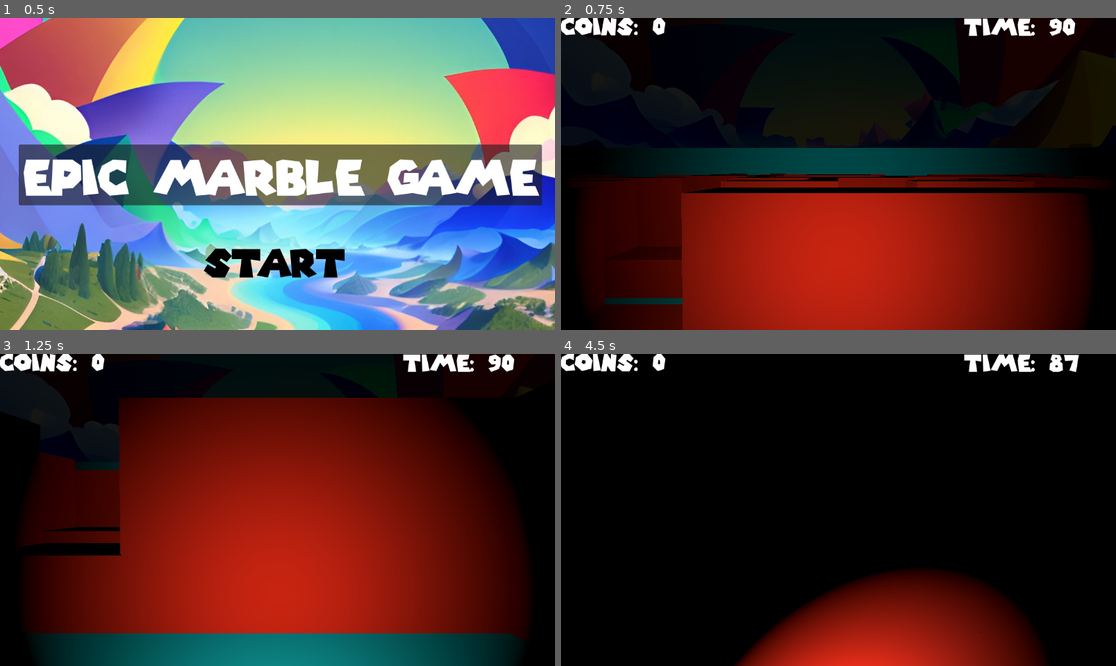
Above: before the commit, frames 1-4 (two rows, left to right).
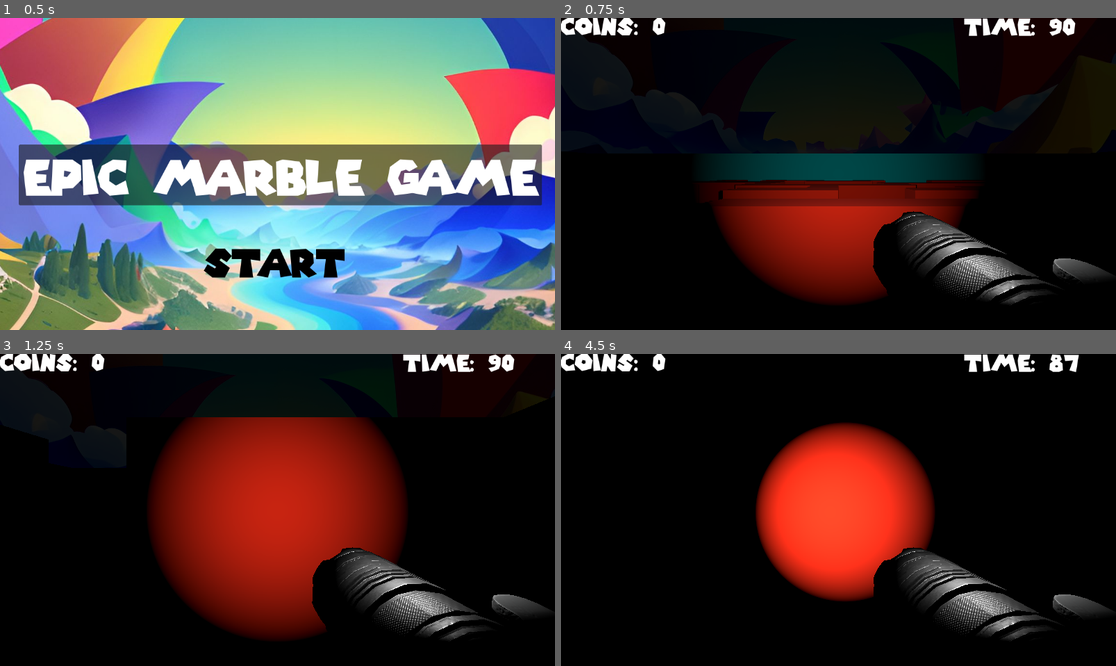
Above: after the commit, the same moments.

Repository: togglhi/Git-Block-B-2023-3D-Game
Game: Godot game, scene res://startscreen.tscn
Two runs of this game, one before a commit and one after it. Both use one fixed random seed, a clock stepped at 60 frames per second and the inputs below. Sound files missing from this copy of the repository are replaced by a short silence.
Inputs (mouse positions are in pixels of both pictures, inside the frame that each line leads up to):
- Up to frame 1 (0.5 s): no input
- Up to frame 2 (0.75 s): click "START" at 0.5 s
- Up to frame 3 (1.25 s): no input
- Up to frame 4 (4.5 s): tap Enter at 1.25, 4.25 s; move the mouse to (866, 510) at 1.27 s; hold W (forward) from 1.28 s (still down); tap Space (jump) at 1.52, 2.27, 3.5, 3.77 s; move the mouse to (810, 510) at 2.02 s; move the mouse to (849, 503) at 2.77 s; move the mouse to (832, 516) at 3.52 s; move the mouse to (877, 513) at 4.27 s

Frame 1 is identical in both runs. In frame 2, 44% of the frame differs, in the area x 3-99%, y 41-100%; in frame 3, 59%, in the area x 4-99%, y 14-100%; in frame 4, 27%.

Commit message:
Flashlight added

Diff:
--- a/level_2.tscn
+++ b/level_2.tscn
@@ -17,15 +17,19 @@
 
 [sub_resource type="BoxShape3D" id="BoxShape3D_k62m0"]
 
-[sub_resource type="PanoramaSkyMaterial" id="PanoramaSkyMaterial_h7wr3"]
+[sub_resource type="PanoramaSkyMaterial" id="PanoramaSkyMaterial_sivop"]
 panorama = ExtResource("5_bybc2")
 
-[sub_resource type="Sky" id="Sky_54xh8"]
-sky_material = SubResource("PanoramaSkyMaterial_h7wr3")
+[sub_resource type="Sky" id="Sky_lu4p4"]
+sky_material = SubResource("PanoramaSkyMaterial_sivop")
 
-[sub_resource type="Environment" id="Environment_x28ab"]
+[sub_resource type="Environment" id="Environment_xqvlv"]
 background_mode = 2
-sky = SubResource("Sky_54xh8")
+background_energy_multiplier = 0.1
+sky = SubResource("Sky_lu4p4")
+fog_density = 0.2702
+volumetric_fog_enabled = true
+volumetric_fog_density = 0.1302
 
 [node name="level2" type="Node3D"]
 
@@ -44,9 +48,6 @@
 transform = Transform3D(40, 0, 0, 0, 1, 0, 0, 0, 40, 0, 0, 0)
 shape = SubResource("BoxShape3D_k62m0")
 
-[node name="DirectionalLight3D" type="DirectionalLight3D" parent="."]
-transform = Transform3D(1, 0, 0, 0, 0.680746, 0.732519, 0, -0.732519, 0.680746, 0, 38.4051, -0.350098)
-
 [node name="player" parent="." instance=ExtResource("1_2jaxx")]
 transform = Transform3D(1, 0, 0, 0, 1, 0, 0, 0, 1, 0, 0.5, -0.35)
 
@@ -63,9 +64,6 @@
 
 [node name="fallzone" parent="." instance=ExtResource("4_lg8rc")]
 transform = Transform3D(2, 0, 0, 0, 2, 0, 0, 0, 2, 0, -8.30783, 0)
-
-[node name="WorldEnvironment" type="WorldEnvironment" parent="."]
-environment = SubResource("Environment_x28ab")
 
 [node name="backgroundMusic" type="AudioStreamPlayer" parent="."]
 stream = ExtResource("6_tfhxg")
@@ -85,6 +83,9 @@
 [node name="apple3" parent="." instance=ExtResource("8_nvmyp")]
 transform = Transform3D(7.71, 0, 0, 0, 7.71, 0, 0, 0, 7.71, 12.2465, 3.2547, 16.0082)
 
+[node name="WorldEnvironment" type="WorldEnvironment" parent="."]
+environment = SubResource("Environment_xqvlv")
+
 [connection signal="body_entered" from="apple" to="HUD" method="_on_apple_body_entered"]
 [connection signal="body_entered" from="apple2" to="HUD" method="_on_apple_body_entered"]
 [connection signal="body_entered" from="apple3" to="HUD" method="_on_apple_body_entered"]
--- a/player.tscn
+++ b/player.tscn
@@ -1,10 +1,12 @@
-[gd_scene load_steps=9 format=3 uid="uid://7my8fox8s6xa"]
+[gd_scene load_steps=11 format=3 uid="uid://7my8fox8s6xa"]
 
 [ext_resource type="Script" path="res://player.gd" id="1_qj7n3"]
 [ext_resource type="Texture2D" uid="uid://ccxetyih6jsk1" path="res://graphics/plasticTexture/Plastic016A_1K-JPG_Color.jpg" id="2_cd6n2"]
 [ext_resource type="Texture2D" uid="uid://dmikpyo6h2qxo" path="res://graphics/plasticTexture/Plastic016A_1K-JPG_Displacement.jpg" id="3_qbn6s"]
 [ext_resource type="Texture2D" uid="uid://ciqwjb1s3wulv" path="res://graphics/plasticTexture/Plastic016A_1K-JPG_NormalGL.jpg" id="4_n8ofk"]
 [ext_resource type="Texture2D" uid="uid://dxn63n7bo6mjd" path="res://graphics/plasticTexture/Plastic016A_1K-JPG_Roughness.jpg" id="5_erd7n"]
+[ext_resource type="Texture2D" uid="uid://c886bm7ldp14u" path="res://5f446e604e05c.jpg" id="6_h1awf"]
+[ext_resource type="PackedScene" uid="uid://dmnvrve8h1e18" path="res://low_poly_flashlight/scene.gltf" id="7_0q5wd"]
 
 [sub_resource type="StandardMaterial3D" id="StandardMaterial3D_upw4j"]
 albedo_texture = ExtResource("2_cd6n2")
@@ -30,13 +32,25 @@
 shape = SubResource("BoxShape3D_meecp")
 
 [node name="Camera3D" type="Camera3D" parent="."]
-transform = Transform3D(1, 0, 0, 0, 0.999852, 0.0172085, 0, -0.0172085, 0.999852, 0, 1.13487, 0.338261)
+transform = Transform3D(1, 0, 0, 0, 1, 0, 0, 0, 1, 0, 1.26954, 0.463411)
 current = true
 fov = 67.0595
 
 [node name="SpotLight3D" type="SpotLight3D" parent="."]
+transform = Transform3D(1, 0, 0, 0, 1, 0, 0, 0, 1, 0, 1.26011, 0)
 light_energy = 1.5
 light_indirect_energy = 1.375
 light_volumetric_fog_energy = 1.25
+light_projector = ExtResource("6_h1awf")
+shadow_enabled = true
 spot_range = 28.431
-spot_angle = 51.4553
+spot_angle = 33.2783
+
+[node name="flashlight" parent="." instance=ExtResource("7_0q5wd")]
+transform = Transform3D(0.00266821, 0.000232687, -0.0198199, -0.00173755, 0.0199244, -6.96731e-11, 0.0197449, 0.0017219, 0.00267834, 0.252581, 0.911803, 0.362422)
+
+[node name="flashlight extra light" type="OmniLight3D" parent="."]
+transform = Transform3D(1, 0, 0, 0, 1, 0, 0, 0, 1, 0.198646, 1.34426, 0.0766363)
+light_energy = 1.625
+light_specular = 1.56
+omni_range = 0.255
Binary file added: 5f446e604e05c.jpg
Not shown, added: 5f446e604e05c.jpg.import
Not shown, added: Flashlight.mtl
Not shown, added: Flashlight.obj
Not shown, added: Flashlight.obj.import
Binary file added: FlashlightTexture.png
Not shown, added: FlashlightTexture.png.import
Not shown: 1 places in level_1.tscn that only renumber resources
Not shown, added: low_poly_flashlight/license.txt
Binary file added: low_poly_flashlight/scene.bin
Not shown, added: low_poly_flashlight/scene.gltf
Not shown, added: low_poly_flashlight/scene.gltf.import
(and 9 more such lines)
